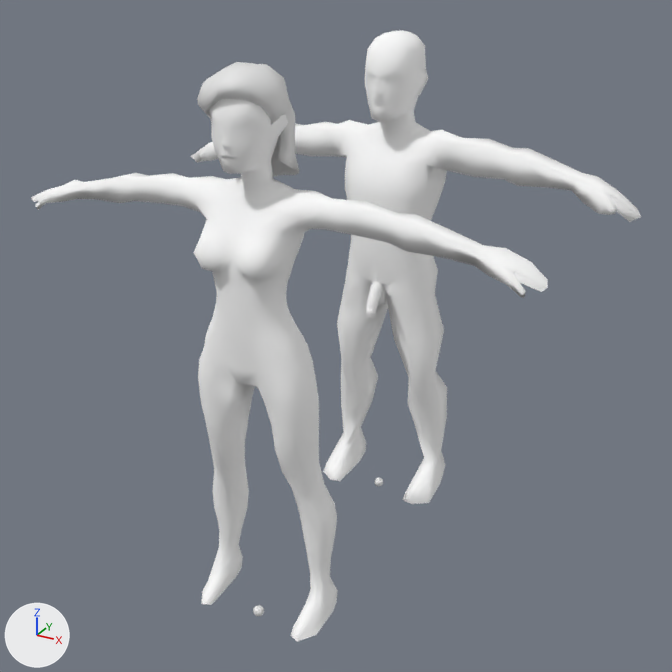
The FBX model media/anims_X/Bob/Birthing.fbx: old version first, new version second.
Both versions are drawn from a 50 mm camera at (78.9, -113.8, 115.8) aimed at (1.6, 26.8, 45.6). Every picture has the same lights, and +X, +Y and +Z are marked at lower left.

Names of what the first picture shows: 'Body (Female)', 'Body (Male)', 'Kate_Hair_MediumD', 'Sphere_F', 'Sphere_M'.
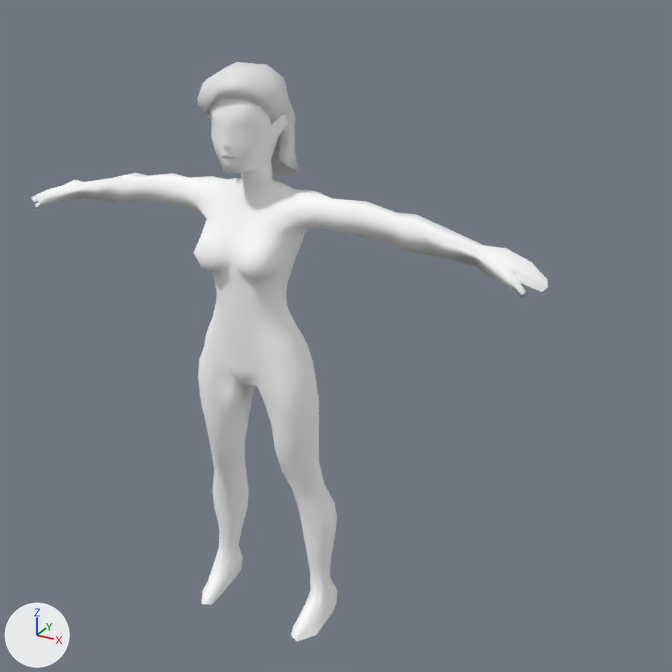
The newer file is also rescaled (x0.01) as a whole; pictures and numbers use the older file's frame.

Pixel boxes (x1, y1, x2, y2) of what changed, in the pictures (672 x 672 px):
```json
{"object": "Body (Male)", "change": "deleted", "before": [191, 30, 641, 504]}
{"object": "Sphere_F", "change": "deleted", "before": [253, 605, 264, 616]}
{"object": "Sphere_M", "change": "deleted", "before": [375, 477, 383, 486]}
```

Scene script edits in JSON lines:
```json
{"op": "remove", "block": "ob_sphere_m", "code": ["ob_sphere_m = bpy.data.objects.new('Sphere_M', me_sphere_002)", "ob_sphere_m.location = (0.0, 50.0, 0.0)"]}
{"op": "remove", "block": "ob_sphere_f", "code": ["ob_sphere_f = bpy.data.objects.new('Sphere_F', me_sphere_003)", "ob_sphere_f.location = (0.0, 0.0, 0.0)"]}
{"op": "remove", "block": "ob_body__male", "code": ["ob_body__male = bpy.data.objects.new('Body (Male)', me_body__male)", "ob_body__male.location = (0.0, 50.0, 0.0)"]}
```
